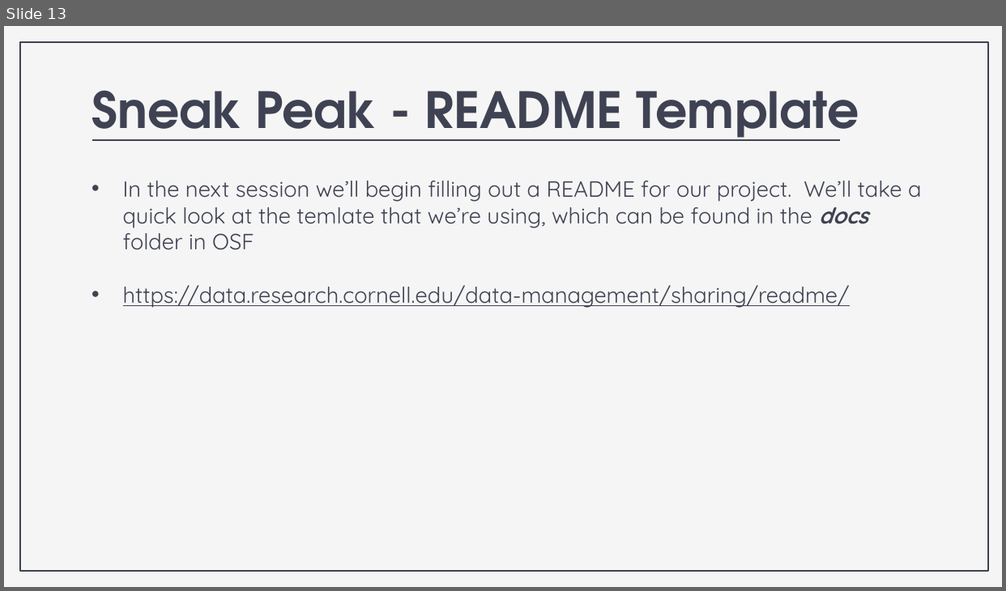
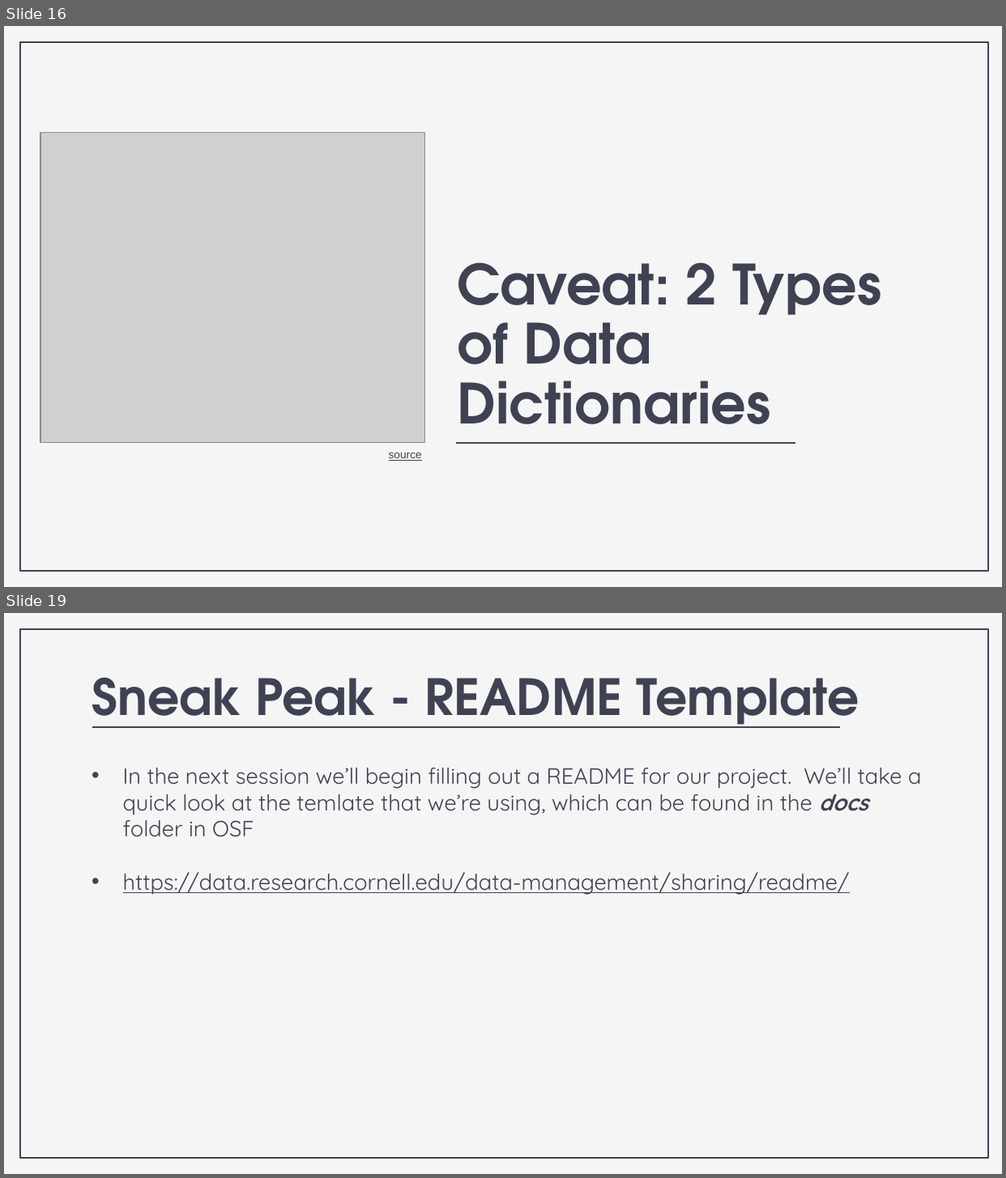
Before and after one commit to nickrochlin/rdm-jumpstart2, a slide deck: files/Block2-3_Documentation.pptx. Shown one above the other, each under a label of ours: slide 13 before the commit, slides 16 and 19 after it; the slides between them are not shown. The pictures are 1006x591 and 1006x1178 pixels, drawn with LibreOffice and Linux fonts; fonts in the diff are those of the drawing; grey boxes stand for pictures. Boxes give left, top, right and bottom in pixels: in the first picture for what was removed or moved away, otherwise in the second. Text is boxed around its words. In the diff, an @@ line names an element or a change of style, - is before the commit and + after.

```diff
--- a/files/Block2-3_Documentation.pptx
+++ b/files/Block2-3_Documentation.pptx
@@ slide 16 added at (x1=4, y1=26, x2=1002, y2=587), background #F5F5F5; not listed: 1 template element that a slide beside it also shows @@
@@ picture added at (x1=41, y1=133, x2=425, y2=443) @@
@@ title added at (x1=457, y1=263, x2=881, y2=444), 40 pt, text #3F4252, bold @@
+Caveat: 2 Types of Data Dictionaries
@@ text added at (x1=389, y1=452, x2=422, y2=461), 8 pt, text #3F4252, underline @@
+source
@@ line added from (456, 443) to (795, 443), #3F4252 1.5 pt @@
@@ what was slide 13 is now slide 19 @@
```
Also in this commit, not shown: 2 slides changed, 6 other slides added, 1 slide removed, 2 other files.
